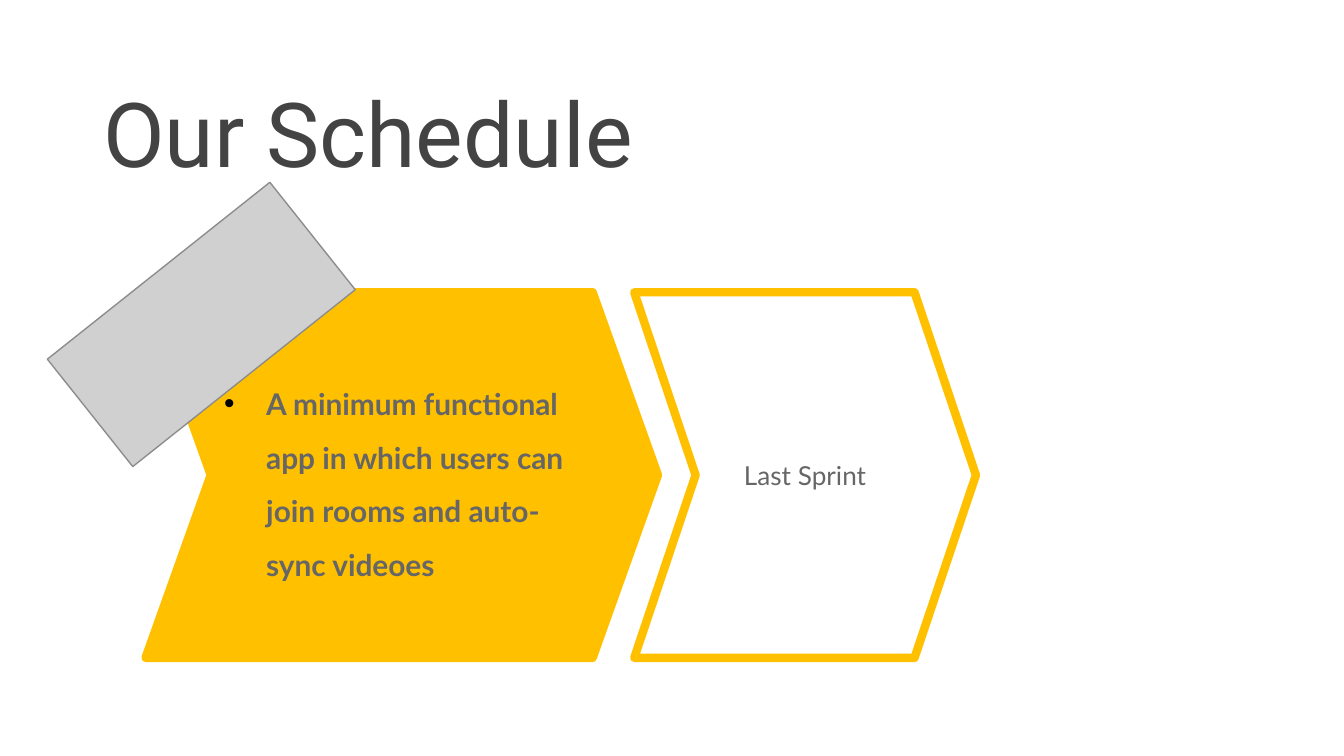
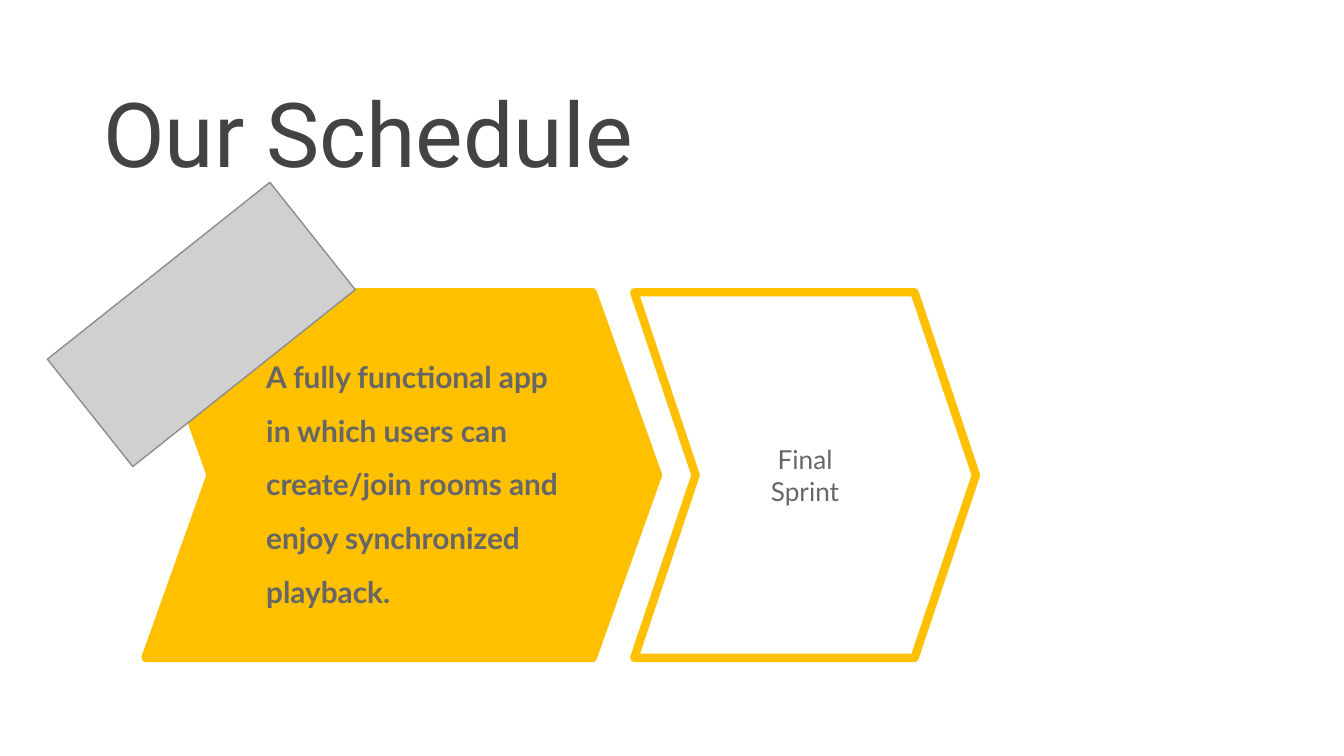
Before and after one commit to nkjack/17437-hot-pot-music-share, a slide deck: slide 10 of sprint-presentations/1119_WebApp_presentation.pptx. Drawn at 1344x756 pixels with LibreOffice and Linux fonts; fonts in the diff are those of the drawing; grey boxes stand for pictures; background and template pictures are left out. Boxes give left, top, right and bottom in pixels: in the first picture for what was removed or moved away, otherwise in the second. Text is boxed around its words. In the diff, an @@ line names an element or a change of style, - is before the commit and + after.

Commit message:
Minor rewording and typo corrections :)

```diff
--- a/sprint-presentations/1119_WebApp_presentation.pptx
+++ b/sprint-presentations/1119_WebApp_presentation.pptx
@@ text in chevron at <box>266,366,558,608</box>: text changed @@
-• A minimum functional app in which users can join rooms and auto-sync videoes
+• A fully functional app in which users can create/join rooms and enjoy synchronized playback.
@@ text in chevron at <box>771,450,839,505</box>: text changed @@
-Last Sprint
+Final
+Sprint
```
Also in this commit, not shown: 7 other slides changed.
